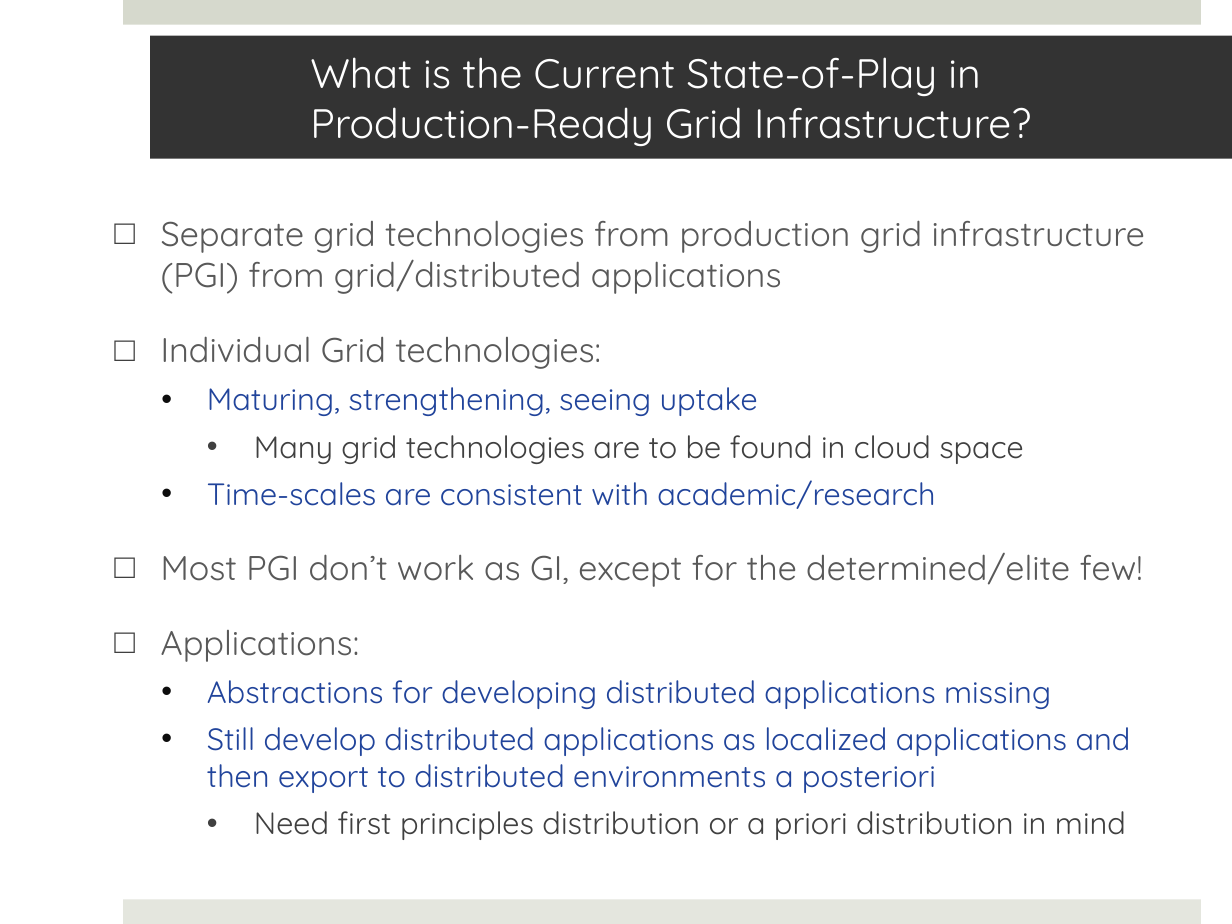
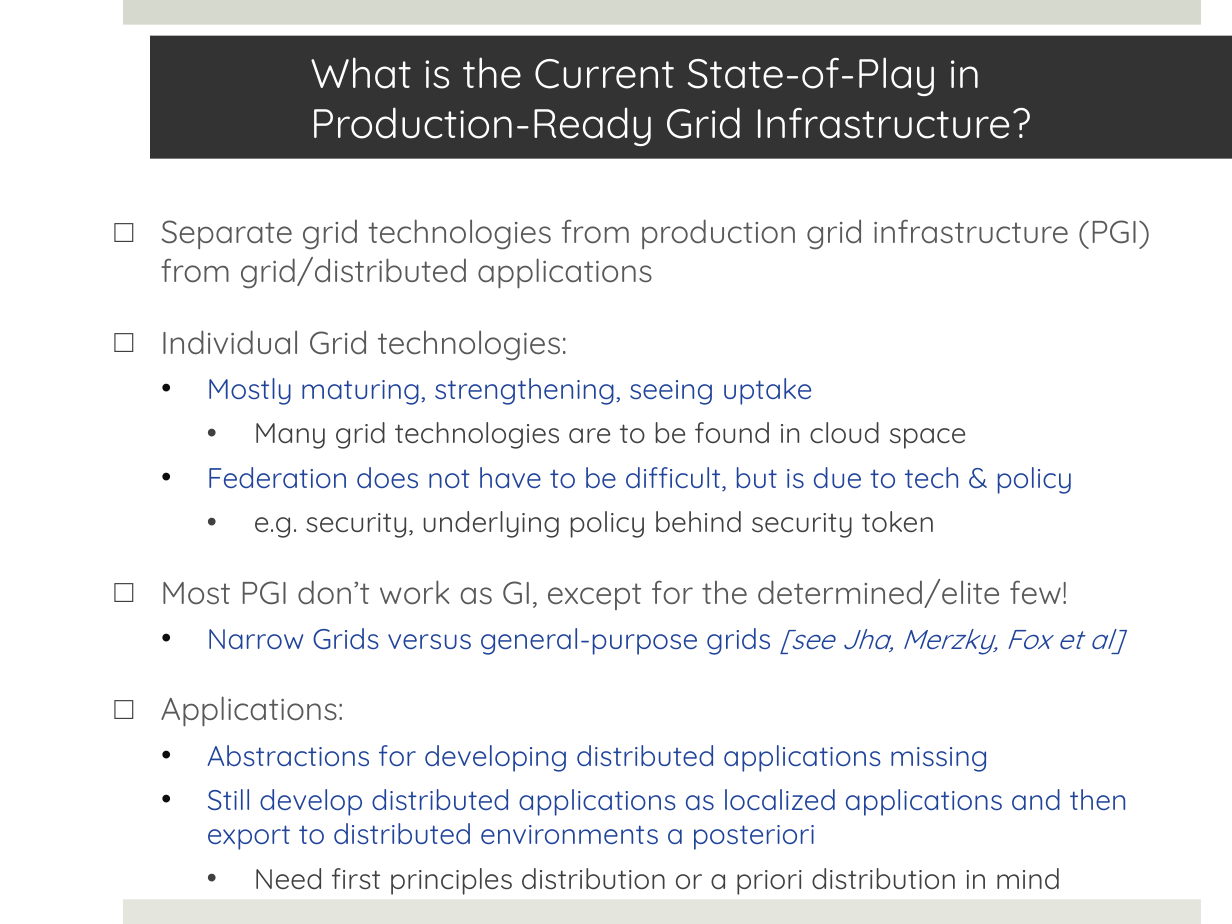
Before and after one commit to saga-project/saga-cpp-legacy-projects, a slide deck: slide 3 of saga-talks/saga-magic.pptx. Drawn at 1232x924 pixels with LibreOffice and Linux fonts; fonts in the diff are those of the drawing; background and template pictures are left out. Boxes give left, top, right and bottom in pixels: in the first picture for what was removed or moved away, otherwise in the second. Text is boxed around its words. In the diff, an @@ line names an element or a change of style, - is before the commit and + after.

```diff
--- a/saga-talks/saga-magic.pptx
+++ b/saga-talks/saga-magic.pptx
@@ text at <box>161,219,1150,850</box>: size 20 to 18.5 pt in "Separate grid technologies from production grid infrastructu ...", "Individual Grid technologies:", "Most PGI don’t work as GI, except ...", "Applications:"; size 18 to 16.6 pt in "Many grid technologies are to be found ...", "Abstractions for developing distributed applications missing", "Still develop distributed applications as localized applicat ...", "Need first principles distribution or a priori ..." @@
@@ text at <box>207,378,813,405</box>: text changed; size 18 to 16.6 pt @@
-  • Maturing, strengthening, seeing uptake
+  • Mostly maturing, strengthening, seeing uptake
@@ text at <box>207,467,1074,538</box>: text changed; size 18 to 16.6 pt @@
-  • Time-scales are consistent with academic/research
+  • Federation does not have to be difficult, but is due to tech & policy
+    • e.g. security, underlying policy behind security token
@@ text at <box>207,628,1123,655</box>: paragraph added @@
+  • Narrow Grids versus general-purpose grids [see Jha, Merzky, Fox et al]
```
Also in this commit, not shown: 1 other slide changed.
